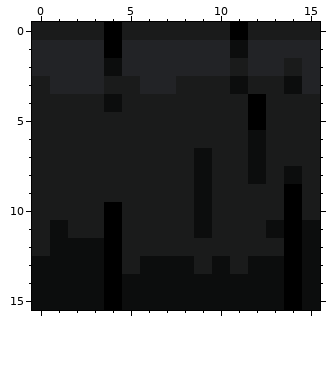
Two versions of one pixel-art file, Seokbinggo_Client/Assets/Art/Tiles/t_bg_deep.aseprite. That is the earlier state.
16x16 pixels, 1 frame. Colours within 5 levels of each other are drawn and written as one.
The same view after the edit:
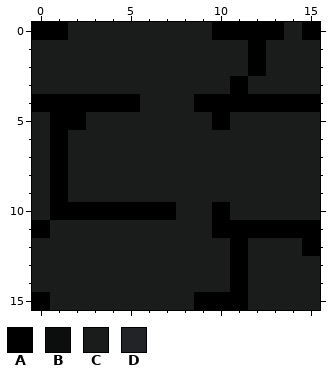
Palette (. is transparent): A #000000  B #0c0d0d  C #1a1b1b  D #222326
The edit:
{"y":0,"x":0,"old":"CC","new":"AA"}
{"y":0,"x":4,"old":"A","new":"C"}
{"y":0,"x":10,"old":"C","new":"A"}
{"y":0,"x":12,"old":"CC","new":"AA"}
{"y":0,"x":15,"old":"C","new":"A"}
{"y":1,"x":0,"old":"DDDDADDDDDDBDDDD","new":"CCCCCCCCCCCCACCC"}
{"y":2,"x":0,"old":"DDDDBDDDDDD","new":"CCCCCCCCCCC"}
{"y":2,"x":12,"old":"DD","new":"AC"}
{"y":2,"x":15,"old":"D","new":"C"}
{"y":3,"x":1,"old":"DDD","new":"CCC"}
{"y":3,"x":6,"old":"DD","new":"CC"}
{"y":3,"x":11,"old":"B","new":"A"}
{"y":3,"x":14,"old":"BD","new":"CC"}
{"y":4,"x":0,"old":"CCCCBC","new":"AAAAAA"}
{"y":4,"x":9,"old":"CCC","new":"AAA"}
{"y":4,"x":13,"old":"CCC","new":"AAA"}
{"y":5,"x":1,"old":"CC","new":"AA"}
{"y":5,"x":10,"old":"C","new":"A"}
{"y":5,"x":12,"old":"A","new":"C"}
{"y":6,"x":1,"old":"C","new":"A"}
{"y":6,"x":12,"old":"B","new":"C"}
{"y":7,"x":1,"old":"C","new":"A"}
{"y":7,"x":9,"old":"B","new":"C"}
{"y":7,"x":12,"old":"B","new":"C"}
{"y":8,"x":1,"old":"C","new":"A"}
{"y":8,"x":9,"old":"B","new":"C"}
{"y":8,"x":12,"old":"B","new":"C"}
{"y":8,"x":14,"old":"B","new":"C"}
{"y":9,"x":1,"old":"C","new":"A"}
{"y":9,"x":9,"old":"B","new":"C"}
{"y":9,"x":14,"old":"A","new":"C"}
{"y":10,"x":1,"old":"CCC","new":"AAA"}
{"y":10,"x":5,"old":"CCC","new":"AAA"}
{"y":10,"x":9,"old":"BC","new":"CA"}
{"y":10,"x":14,"old":"A","new":"C"}
{"y":11,"x":0,"old":"CB","new":"AC"}
{"y":11,"x":4,"old":"A","new":"C"}
{"y":11,"x":9,"old":"BCCCB","new":"CAAAA"}
{"y":11,"x":15,"old":"B","new":"A"}
{"y":12,"x":1,"old":"BBBA","new":"CCCC"}
{"y":12,"x":11,"old":"C","new":"A"}
{"y":12,"x":14,"old":"AB","new":"CA"}
{"y":13,"x":0,"old":"BBBBA","new":"CCCCC"}
{"y":13,"x":6,"old":"BBB","new":"CCC"}
{"y":13,"x":10,"old":"BCBBAB","new":"CACCCC"}
{"y":14,"x":0,"old":"BBBBABBBBBBBBBAB","new":"CCCCCCCCCCCACCCC"}
{"y":15,"x":0,"old":"BBBBABBBBBBBBBAB","new":"ACCCCCCCCAAACCCC"}
{"label":"changed","picture_box":[32,22,320,310]}
